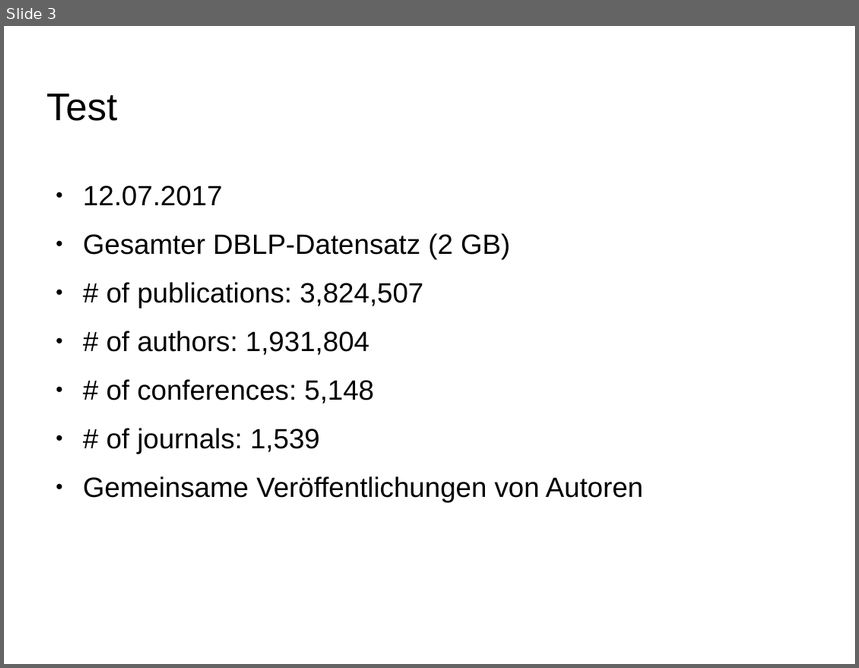
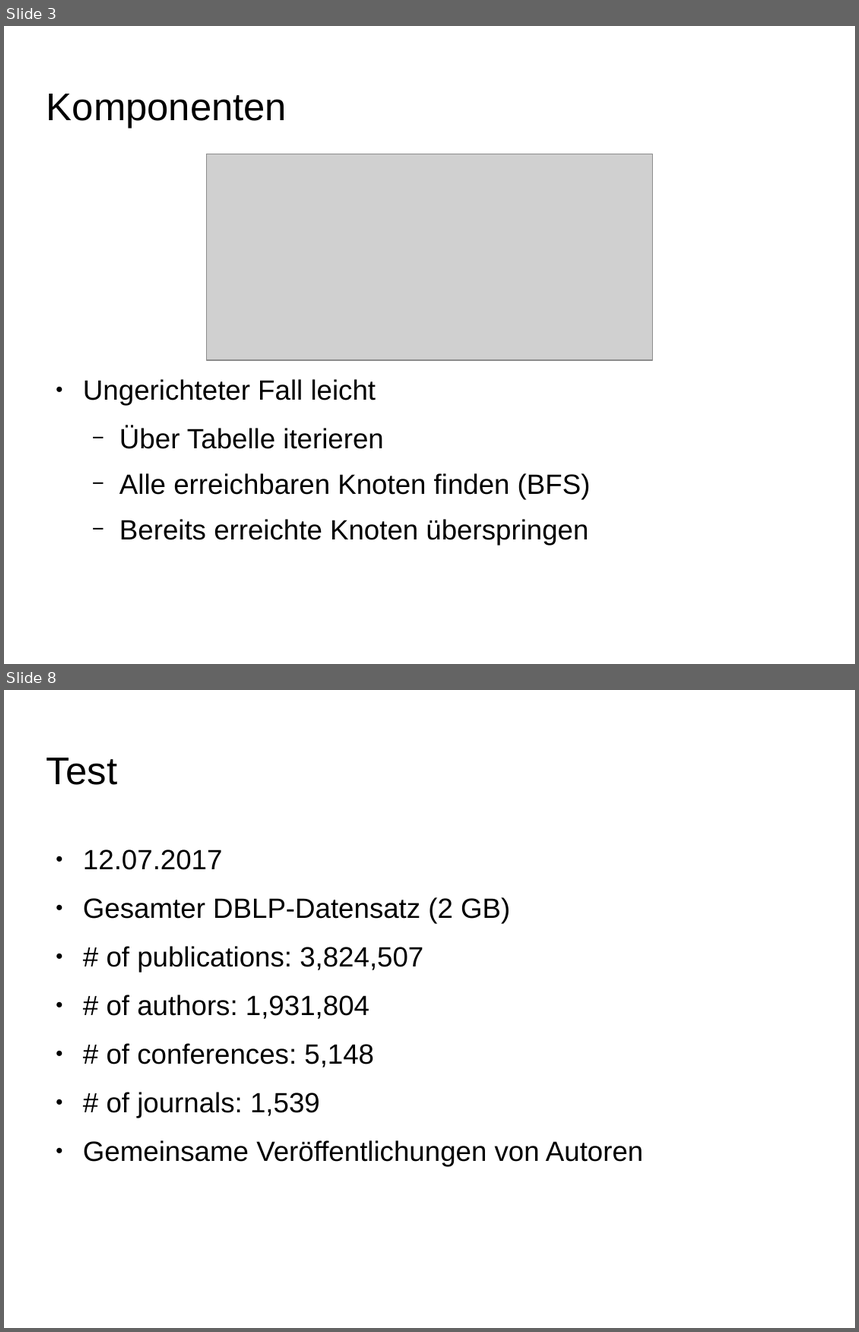
Before and after one commit to ScaDS/dblp-graphulo, a slide deck: doc/testat2.odp. Shown one above the other, each under a label of ours: slide 3 before the commit, slides 3 and 8 after it; the slides between them are not shown. The pictures are 859x668 and 859x1332 pixels, drawn with LibreOffice and Linux fonts; fonts in the diff are those of the drawing; grey boxes stand for pictures; background and template pictures are left out. Boxes give left, top, right and bottom in pixels: in the first picture for what was removed or moved away, otherwise in the second. Text is boxed around its words. In the diff, an @@ line names an element or a change of style, - is before the commit and + after.

```diff
--- a/doc/testat2.odp
+++ b/doc/testat2.odp
@@ slide 3 added at [4, 26, 855, 664], background picture (left out) @@
@@ title added at [47, 94, 287, 128], 36 pt, text #000000 @@
+Komponenten
@@ picture added at [206, 154, 654, 360] @@
@@ text added at [83, 379, 591, 546], 26 pt, text #000000 @@
+● Ungerichteter Fall leicht
+  − Über Tabelle iterieren
+  − Alle erreichbaren Knoten finden (BFS)
+  − Bereits erreichte Knoten überspringen
@@ what was slide 3 is now slide 8 @@
```
Also in this commit, not shown: 2 slides changed, 5 other slides added, 4 other files.
